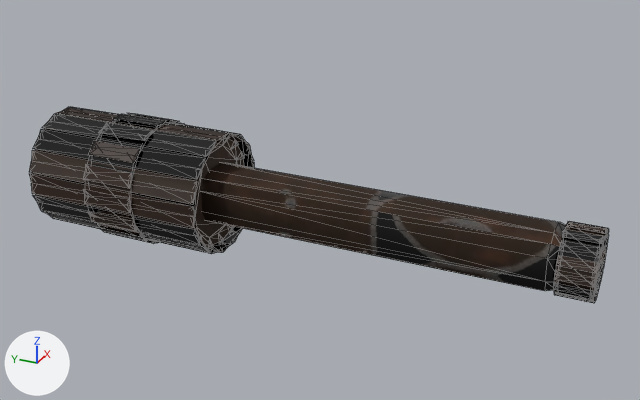
The glTF model Sandbox/GameData/Models/Weapons/tusker_nail_grenade.glb, before and after one commit.
Before and after are seen from a 50 mm camera at (-0.449, -0.23, 0.232) aimed at (0.006, -0.026, 0.005). Every picture has the same lights, and +X, +Y and +Z are marked at lower left. The older version comes first. Mesh edges are drawn as thin lines. Vertices at exactly the same position are counted once.

The older version as bpy lines, for what is in view:
```python
mat_weapon = bpy.data.materials.new('Weapon')
mat_weapon.use_nodes = True; mat_weapon.node_tree.nodes.clear()
_N = mat_weapon.node_tree.nodes; _L = mat_weapon.node_tree.links
n0 = _N.new('ShaderNodeBsdfPrincipled'); n0.name = 'Principled BSDF'
n1 = _N.new('ShaderNodeOutputMaterial'); n1.name = 'Material Output'
n2 = _N.new('ShaderNodeMix'); n2.name = 'Mix'
n2.data_type = 'RGBA'
n2.blend_type = 'MULTIPLY'
n2.inputs[0].default_value = 1.0  # 'Factor'
n3 = _N.new('ShaderNodeVertexColor'); n3.name = 'Color Attribute'
n4 = _N.new('ShaderNodeTexImage'); n4.name = 'Image Texture'
n4.image = img_tusker_nail_grenade_basecolor
n5 = _N.new('ShaderNodeSeparateColor'); n5.name = 'Separate Color'
n6 = _N.new('ShaderNodeTexImage'); n6.name = 'Image Texture.001'
n6.image = img_tusker_nail_grenade_orm
_L.new(n0.outputs[0], n1.inputs[0])  # 'BSDF' to 'Surface'
_L.new(n2.outputs[2], n0.inputs[0])  # 'Result' to 'Base Color'
_L.new(n3.outputs[0], n2.inputs[7])  # 'Color' to 'B'
_L.new(n4.outputs[0], n2.inputs[6])  # 'Color' to 'A'
_L.new(n5.outputs[2], n0.inputs[1])  # 'Blue' to 'Metallic'
_L.new(n5.outputs[1], n0.inputs[2])  # 'Green' to 'Roughness'
_L.new(n6.outputs[0], n5.inputs[0])  # 'Color' to 'Color'
me_tusker_nail_grenade = bpy.data.meshes.new('tusker_nail_grenade')
me_tusker_nail_grenade.from_pydata(...)  # 728 vertices, 1440 faces; spans x -0.041..0.041, y -0.196..0.162, z -0.041..0.041
me_tusker_nail_grenade.materials.append(mat_weapon)
ob_tusker_nail_grenade = bpy.data.objects.new('tusker_nail_grenade', me_tusker_nail_grenade)
ob_tusker_nail_grenade.location = (0.0, 0.0, 0.0)
```
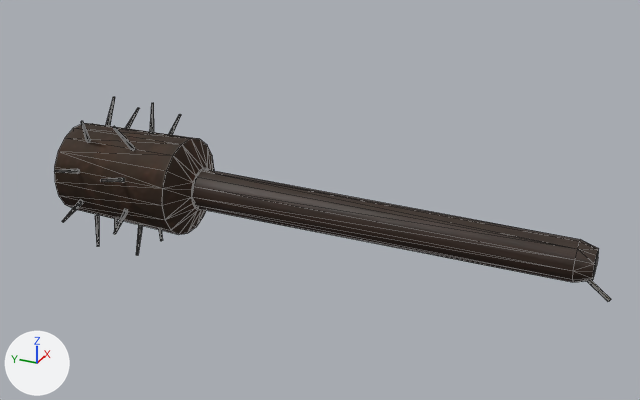
Edits to the scene script, one JSON object a line:
```json
{"op": "add", "block": "img_tusker_nail_grenade_normal", "code": ["img_tusker_nail_grenade_normal = load_image('tusker_nail_grenade_Normal', '_unpacked/tusker_nail_grenade_Normal', 1024, 1024, 'Non-Color')"]}
{"block": "mat_weapon", "change": "nodes: BsdfPrincipled, Mix, OutputMaterial, SeparateColor, TexImage x2, VertexColor"}
{"block": "mat_weapon", "change": "nodes: BsdfPrincipled, NormalMap, OutputMaterial, SeparateColor, TexImage x3"}
{"block": "mat_weapon", "change": "uses the picture img_tusker_nail_grenade_normal"}
{"block": "me_tusker_nail_grenade", "where": "# used by ob_tusker_nail_grenade; location = (0.0, 0.0, 0.0)"}
{"op": "remove", "block": "me_tusker_nail_grenade", "code": "me_tusker_nail_grenade.from_pydata(...)  # 728 vertices, 1440 faces; spans x -0.041..0.041, y -0.196..0.162, z -0.041..0.041"}
{"op": "add", "block": "me_tusker_nail_grenade", "code": "me_tusker_nail_grenade.from_pydata(...)  # 281 vertices, 478 faces; spans x -0.048..0.051, y -0.203..0.155, z -0.05..0.05"}
{"block": "me_tusker_nail_grenade", "change": "me_tusker_nail_grenade part 1: the loose piece of 224 vertices spanning x -0.039..0.039, y 0.038..0.162, z -0.039..0.039 is rebuilt with 55 vertices and now spans x -0.032..0.032, y 0.055..0.155, z -0.032..0.032"}
{"block": "me_tusker_nail_grenade", "change": "me_tusker_nail_grenade part 2: the loose piece of 56 vertices spanning x -0.018..0.018, y -0.18..0.06, z -0.018..0.018 is rebuilt with 36 vertices and now spans x -0.013..0.013, y -0.192..0.055, z -0.013..0.013"}
{"block": "me_tusker_nail_grenade", "change": "me_tusker_nail_grenade part 3: the loose piece of 224 vertices spanning x -0.041..0.041, y 0.083..0.117, z -0.041..0.041 is deleted"}
{"block": "me_tusker_nail_grenade", "change": "me_tusker_nail_grenade part 4: the loose piece of 224 vertices spanning x -0.021..0.021, y -0.196..-0.175, z -0.021..0.021 is deleted"}
{"block": "me_tusker_nail_grenade", "change": "me_tusker_nail_grenade part 5"}
{"block": "me_tusker_nail_grenade", "change": "180 vertices are added at x -0.048..0.051, y 0.089..0.137, z -0.05..0.05"}
{"block": "me_tusker_nail_grenade", "change": "288 new faces join them"}
{"block": "me_tusker_nail_grenade", "change": "me_tusker_nail_grenade part 6"}
{"block": "me_tusker_nail_grenade", "change": "5 vertices are added at (-0.001, -0.203, -0.02), (0.0, -0.202, -0.021), (0.001, -0.202, -0.021), (0.001, -0.203, -0.019), (0.0, -0.203, -0.019)"}
{"block": "me_tusker_nail_grenade", "change": "5 new vertices lie (0.0, 0.014, 0.011) away from vertices in x -0.001..0.001, y -0.203..-0.202, z -0.021..-0.019"}
{"block": "me_tusker_nail_grenade", "change": "16 new faces join them"}
```

Boxes [x1, y1, x2, y2] around the edits, measured in the pictures (640 x 400 px):
```json
{"object": "tusker_nail_grenade", "change": "surface changed, reshaped", "before": [29, 107, 609, 303], "after": [54, 97, 611, 302]}
{"part": 1, "of": "me_tusker_nail_grenade", "change": "rebuilt", "before": [29, 107, 254, 254], "after": [54, 123, 214, 235], "on screen": "29% narrower, 24% shorter"}
{"part": 2, "of": "me_tusker_nail_grenade", "change": "rebuilt", "before": [201, 163, 566, 291], "after": [192, 170, 599, 282], "on screen": "11% wider, 12% shorter"}
{"part": 3, "of": "me_tusker_nail_grenade", "change": "deleted", "before": [83, 113, 185, 244]}
{"part": 4, "of": "me_tusker_nail_grenade", "change": "deleted", "before": [554, 221, 609, 303]}
{"part": 5, "of": "me_tusker_nail_grenade", "change": "added", "after": [54, 97, 181, 255]}
{"part": 6, "of": "me_tusker_nail_grenade", "change": "added", "after": [587, 281, 611, 302]}
```
